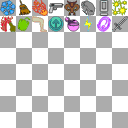
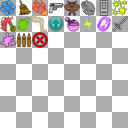
Layer changes from the first w=128, h=128 image to the second:
added layer "cancel.png" above "heavy-bullets.png" over [left=0, top=32, right=48, bottom=48]
added layer "heavy-bullets.png" above "jigsaw-piece.png" over [left=0, top=32, right=48, bottom=48]
added layer "jigsaw-piece.png" above "broadsword.png" over [left=0, top=32, right=48, bottom=48]